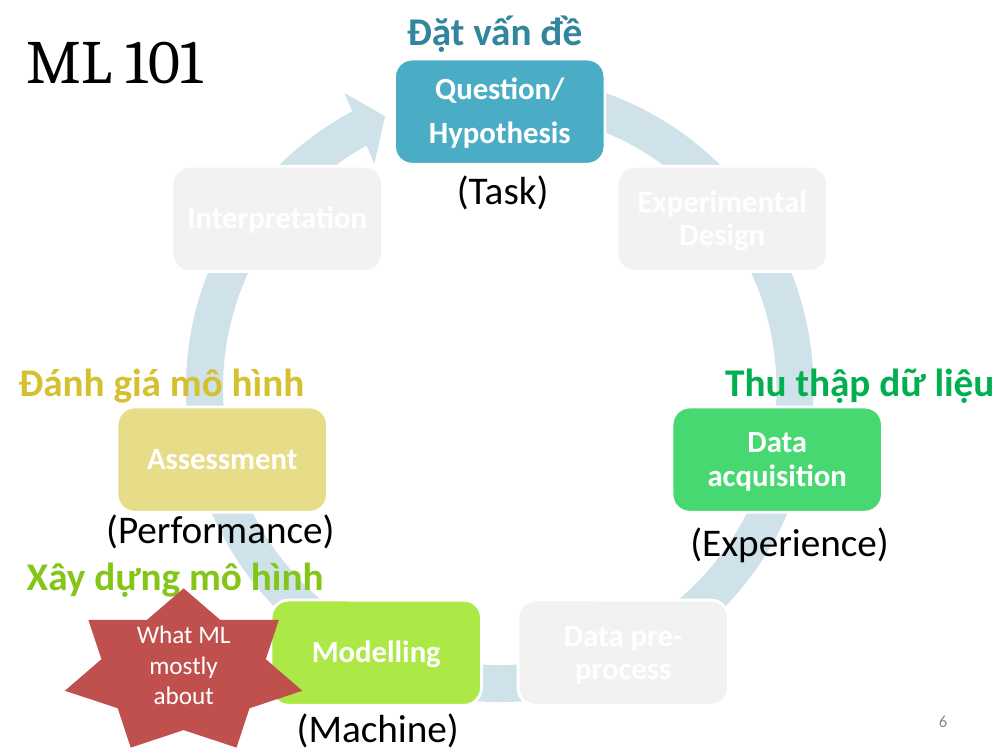
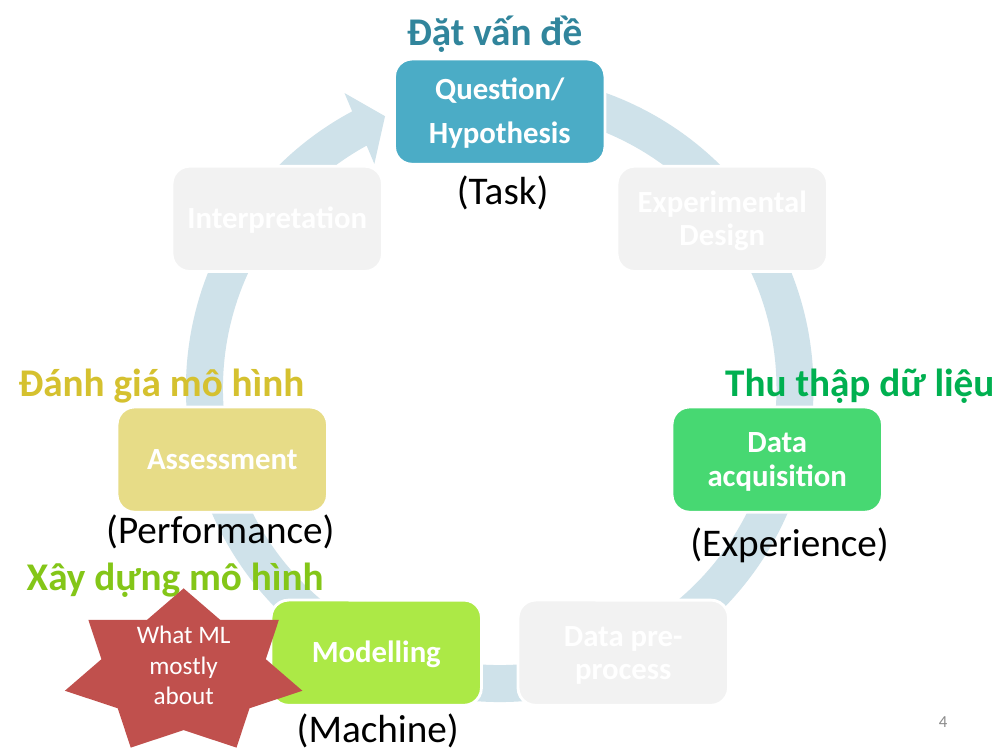
Before and after one commit to huuson94/hoamle.github.io, a slide deck: slide 4 of assets/essence_ml.pptx (slide 6 before the commit). Drawn at 1008x756 pixels with LibreOffice and Linux fonts; fonts in the diff are those of the drawing. Boxes give left, top, right and bottom in pixels: in the first picture for what was removed or moved away, otherwise in the second. Text is boxed around its words. In the diff, an @@ line names an element or a change of style, - is before the commit and + after.

```diff
--- a/assets/essence_ml.pptx
+++ b/assets/essence_ml.pptx
@@ title removed at [27, 41, 202, 84] @@
-ML 101
@@ page number at [939, 716, 947, 727]: text changed @@
-6
+4
```
Also in this commit, not shown: 3 other slides changed, 3 slides removed, 15 other files.
